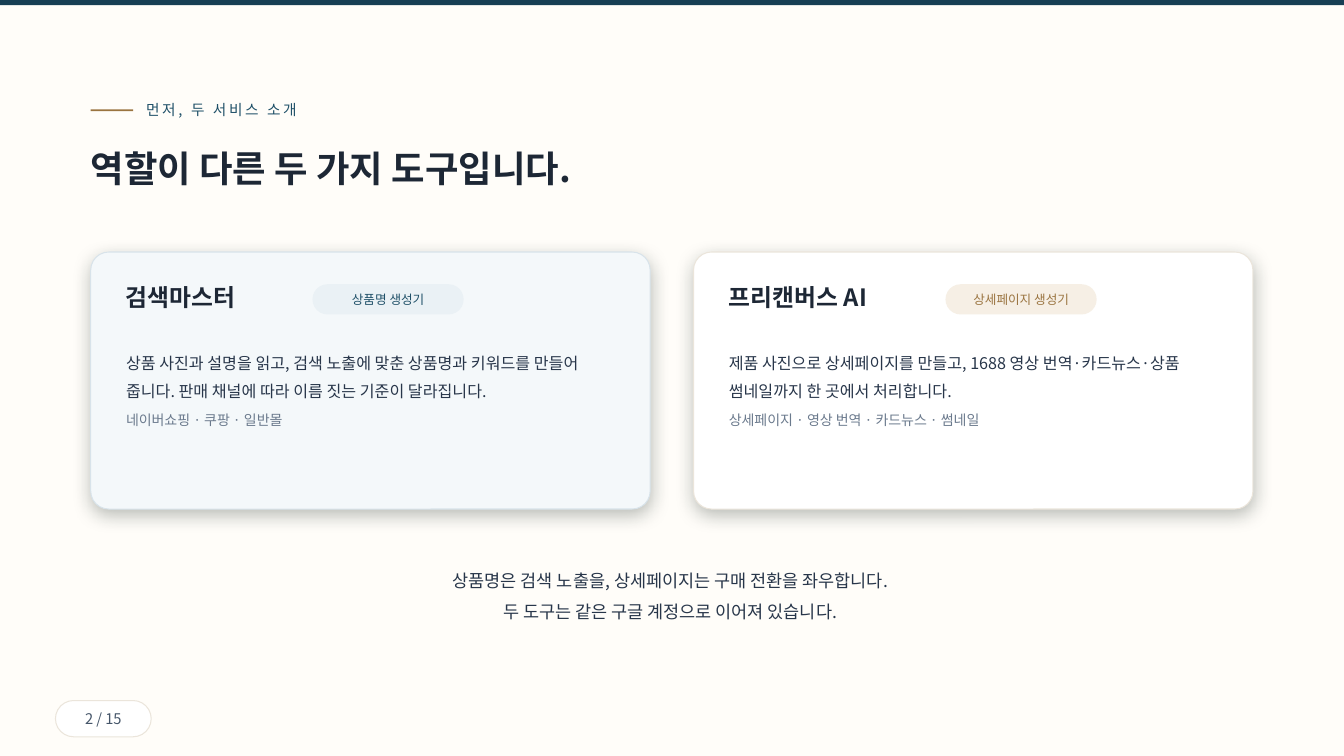
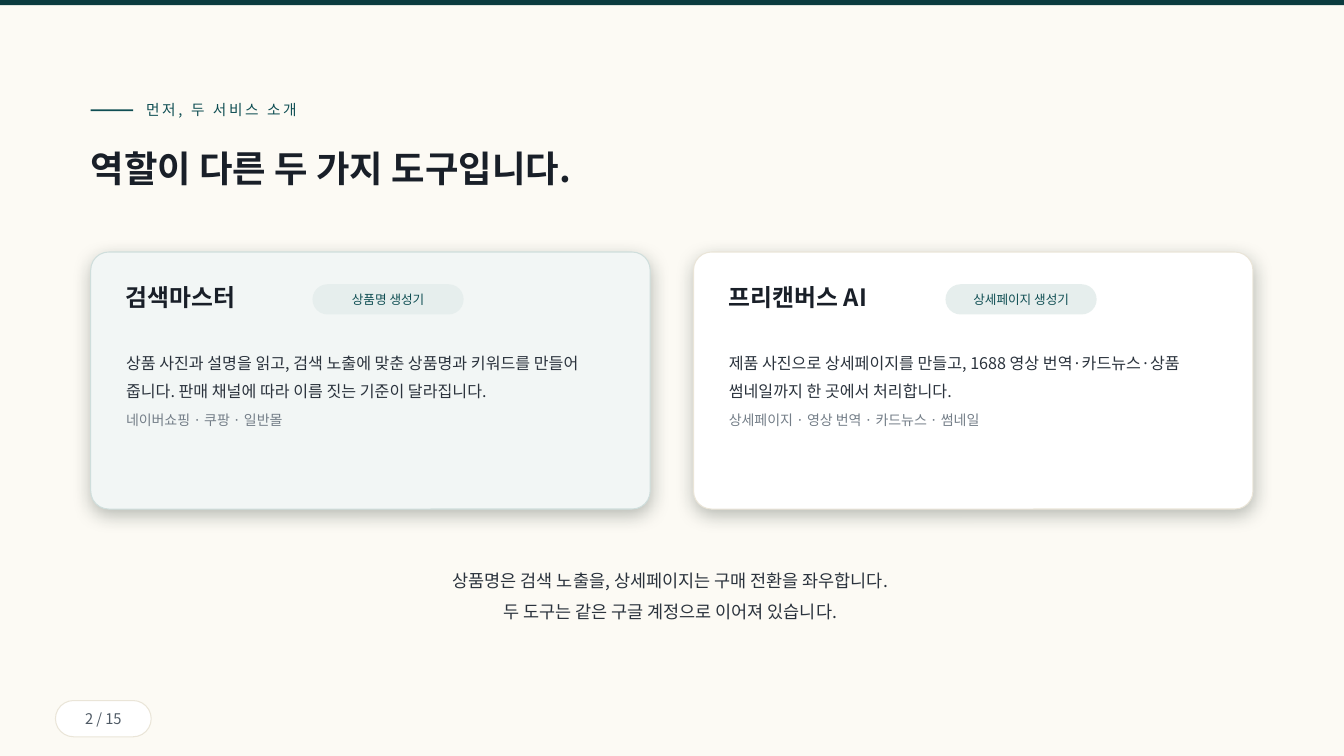
Before and after one commit to ramiteacher/searchmaster-x-freecanvas, a slide deck: slide 2 of slides.pptx. Drawn at 1344x756 pixels with LibreOffice and Linux fonts; fonts in the diff are those of the drawing. Boxes give left, top, right and bottom in pixels: in the first picture for what was removed or moved away, otherwise in the second. Text is boxed around its words. In the diff, an @@ line names an element or a change of style, - is before the commit and + after.

```diff
--- a/slides.pptx
+++ b/slides.pptx
@@ rectangle at <box>0,0,1344,756</box>: fill #FFFDF9 to #FCFAF4 @@
@@ rectangle at <box>0,0,1344,5</box>: fill #173F54 to #0B3B3F @@
@@ rectangle at <box>91,109,133,111</box>: fill #9A7440 to #0F4E53 @@
@@ text "먼저, 두 서비스 소개" at <box>146,103,297,118</box>: text colour #1F5068 to #0F4E53 @@
@@ rounded rectangle at <box>91,252,650,509</box>: fill #F4F8FA to #F2F6F5; outline #D8E3EA 0.75 pt to #CFDEDC 0.75 pt @@
@@ rounded rectangle at <box>694,252,1253,509</box>: outline #EBE5DB 0.75 pt to #EAE5D8 0.75 pt @@
@@ text "검색마스터" at <box>126,286,236,308</box>: text colour #1D2735 to #191F28 @@
@@ rounded rectangle "상품명 생성기" at <box>313,284,464,315</box>: text colour #1F5068 to #0F4E53; fill #EAF1F5 to #E6EEED @@
@@ text "프리캔버스 AI" at <box>729,286,867,308</box>: text colour #1D2735 to #191F28 @@
@@ rounded rectangle "상세페이지 생성기" at <box>946,284,1097,315</box>: text colour #9A7440 to #0F4E53; fill #F6EFE5 to #E6EEED @@
```
Also in this commit, not shown: 14 other slides changed, 1 other file.
